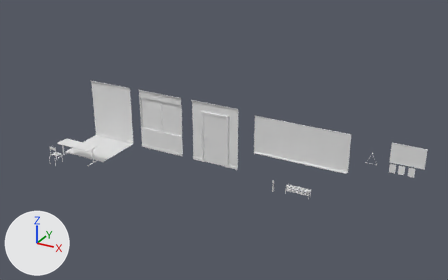
The FBX model Assets/Content/Mesh/Enviro/ClassRoom.fbx, before and after one commit.
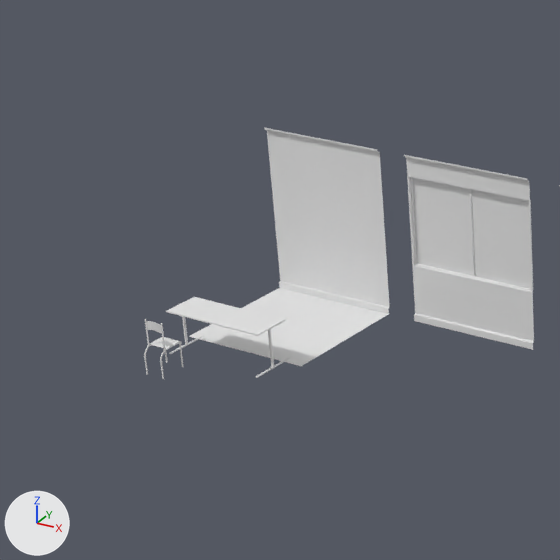
The first picture shows the older version from a 50 mm lens placed at (15.85, -18.1, 10.65), pointed at (6.31, -0.75, 1.98). The close-ups show both versions on the part from 0% to 43% of the width and 13% to 82% of the height of that picture; other places that the commit changed are outside them. The lights are fixed; the arrows at lower left show +X, +Y and +Z. Where no turn or scale is listed for an object, it has been applied to the vertices.

Objects in the first close-up: 'Floor_2x2', 'Krzeslo', 'Sciana', 'Sciana_okno', 'Stolik'.
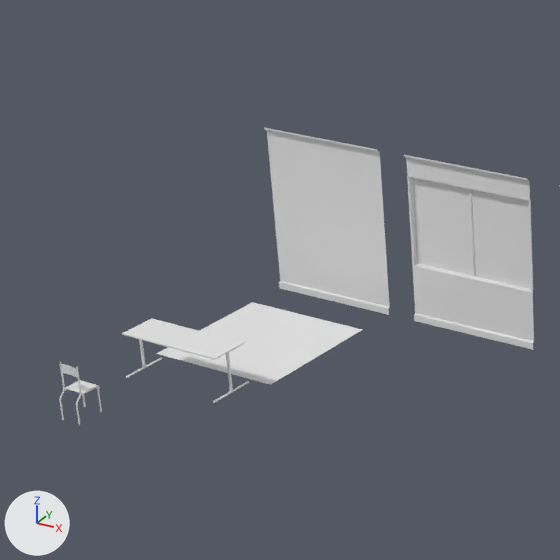
Changed parts and their boxes [x1, y1, x2, y2] in the close-ups (560 x 560 px):
'Floor_2x2', moved: before [189, 288, 390, 366]; after [156, 302, 362, 385]
'Stolik', moved: before [166, 297, 290, 378]; after [122, 318, 249, 403]
'Krzeslo', moved: before [144, 319, 184, 379]; after [60, 362, 102, 426]

What changed in the scene script:
```text
Change ob_stolik:
    ob_stolik.location: (-0.01, -1.29, 0.63) -> (-0.01, -2.12, 0.63)
Change ob_krzeslo:
    ob_krzeslo.location: (-0.48, -2.07, 0.6) -> (-0.48, -3.58, 0.6)
Change ob_floor_2x2:
    ob_floor_2x2.location: (0.0, 0.0, 0.0) -> (0.0, -0.64, 0.0)
```
